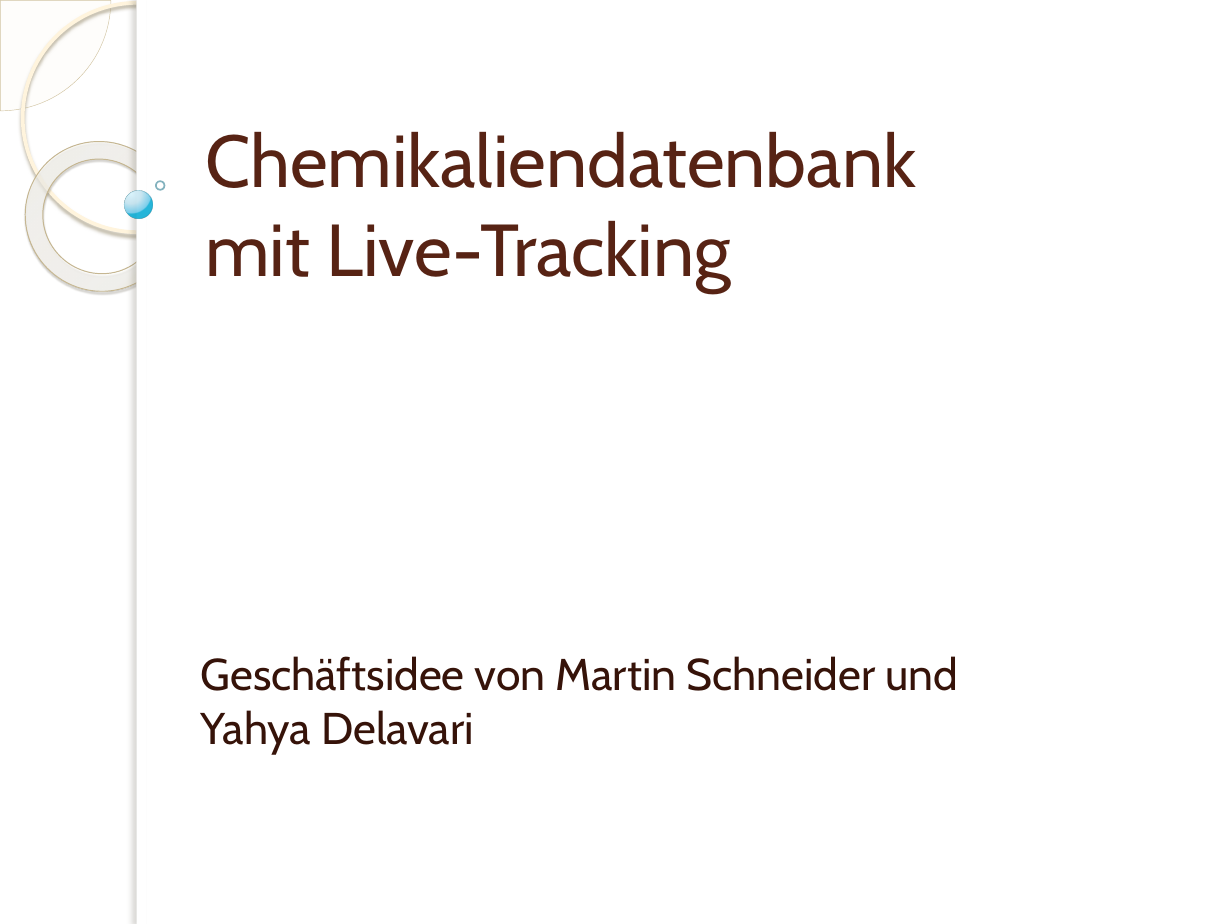
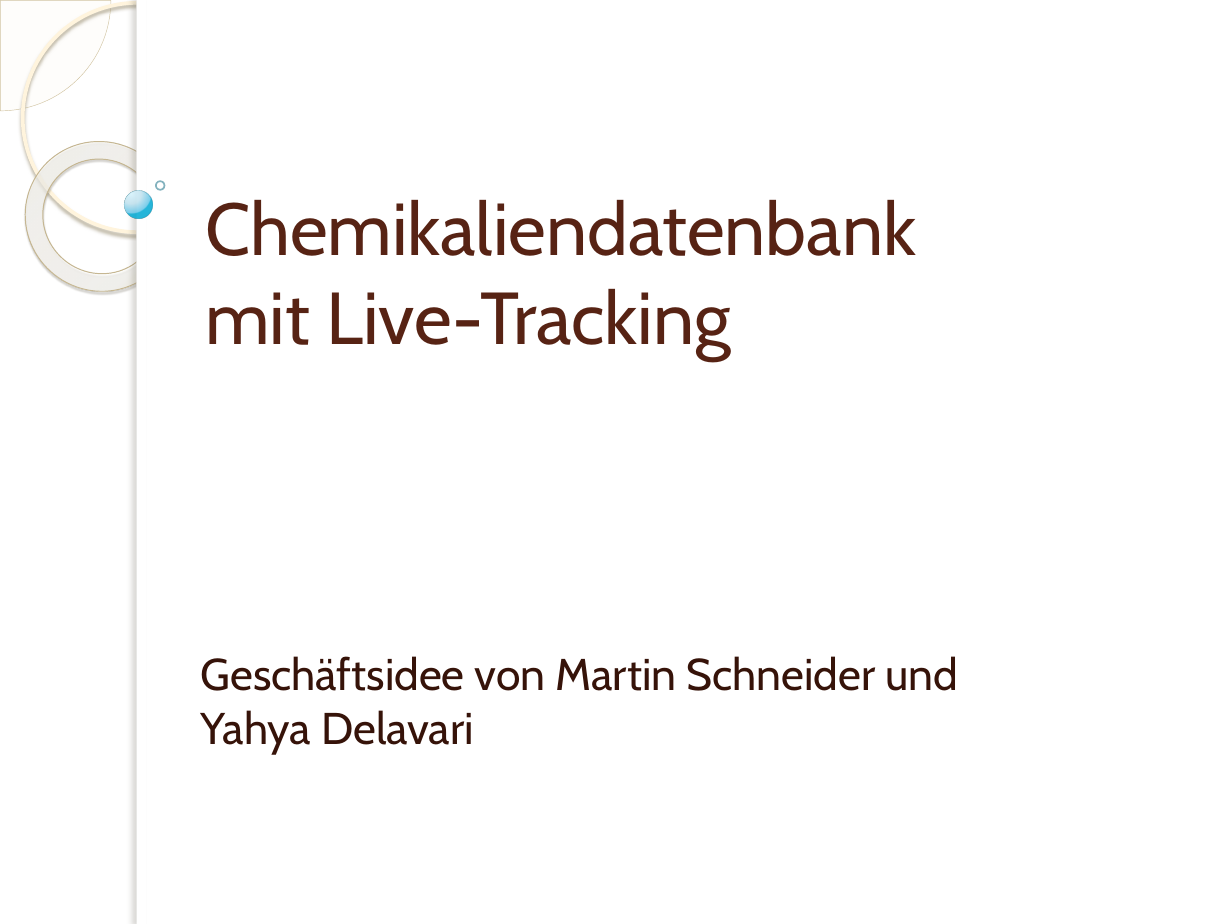
Before and after one commit to Bondzio/Stuff, a slide deck: slide 1 of Studium MW/Projektmanagement/Idee.pptx. Drawn at 1232x924 pixels with LibreOffice and Linux fonts; fonts in the diff are those of the drawing; background and template pictures are left out. Boxes give left, top, right and bottom in pixels: in the first picture for what was removed or moved away, otherwise in the second. Text is boxed around its words. In the diff, an @@ line names an element or a change of style, - is before the commit and + after.

```diff
--- a/Studium MW/Projektmanagement/Idee.pptx
+++ b/Studium MW/Projektmanagement/Idee.pptx
@@ title "Chemikaliendatenbank mit Live-Tracking": place and size @@
-title "Chemikaliendatenbank mit Live-Tracking" at [205, 131, 916, 292]
+title "Chemikaliendatenbank mit Live-Tracking" at [205, 199, 916, 360]
```
Also in this commit, not shown: 4 other slides changed.
